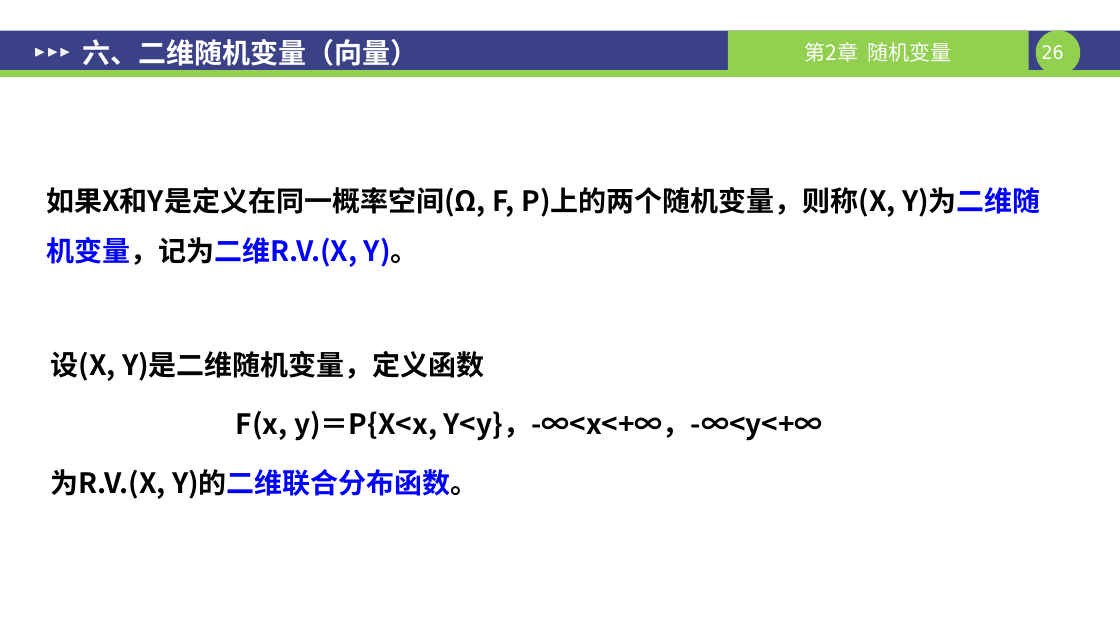
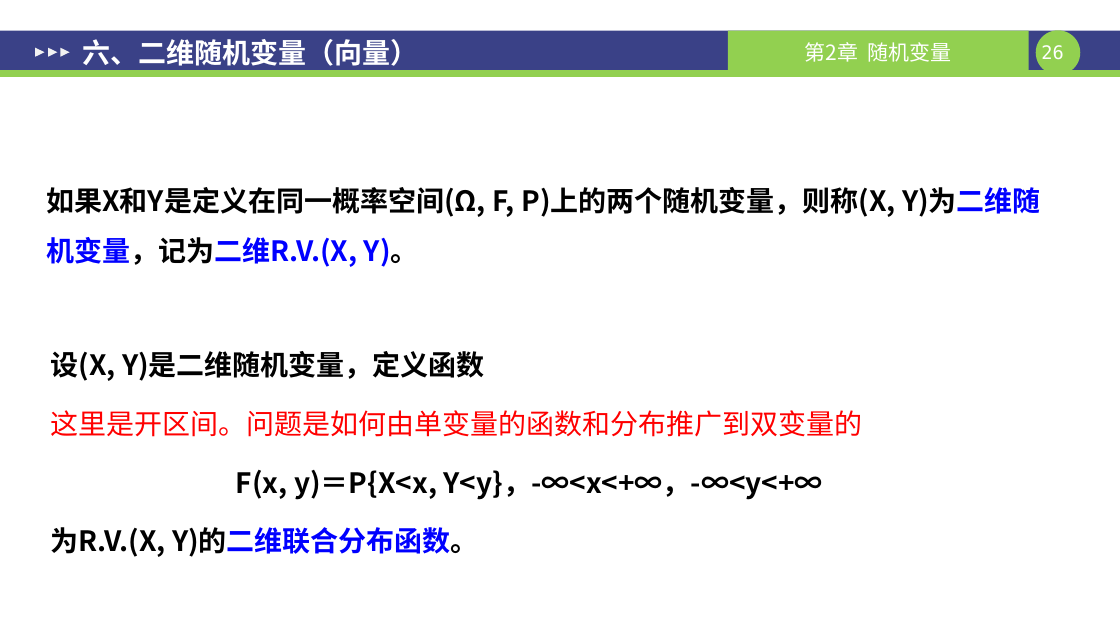
Before and after one commit to sangzige/course_resource, a slide deck: slide 26 of 随机过程/ch02-随机变量及其分布.pptx. Drawn at 1120x630 pixels with LibreOffice and Linux fonts; fonts in the diff are those of the drawing. Boxes give left, top, right and bottom in pixels: in the first picture for what was removed or moved away, otherwise in the second. Text is boxed around its words. In the diff, an @@ line names an element or a change of style, - is before the commit and + after.

Commit message:
补充随机过程去年题

```diff
--- a/随机过程/ch02-随机变量及其分布.pptx
+++ b/随机过程/ch02-随机变量及其分布.pptx
@@ text at [51,410,863,437]: paragraph added @@
+这里是开区间。问题是如何由单变量的函数和分布推广到双变量的
```
Also in this commit, not shown: 10 other slides changed, 26 other files.
